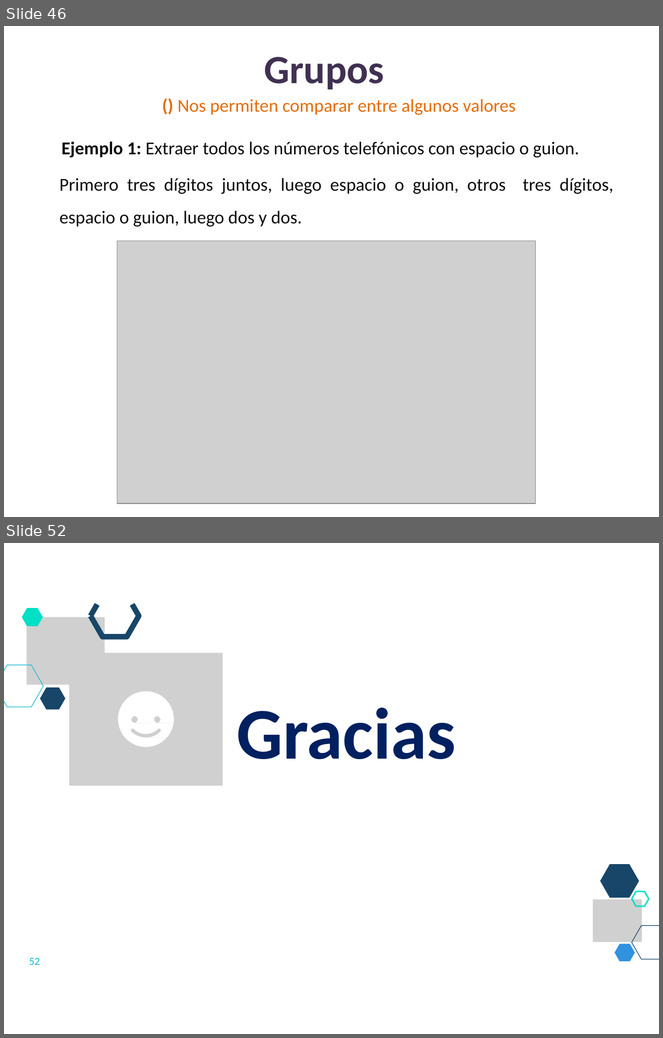
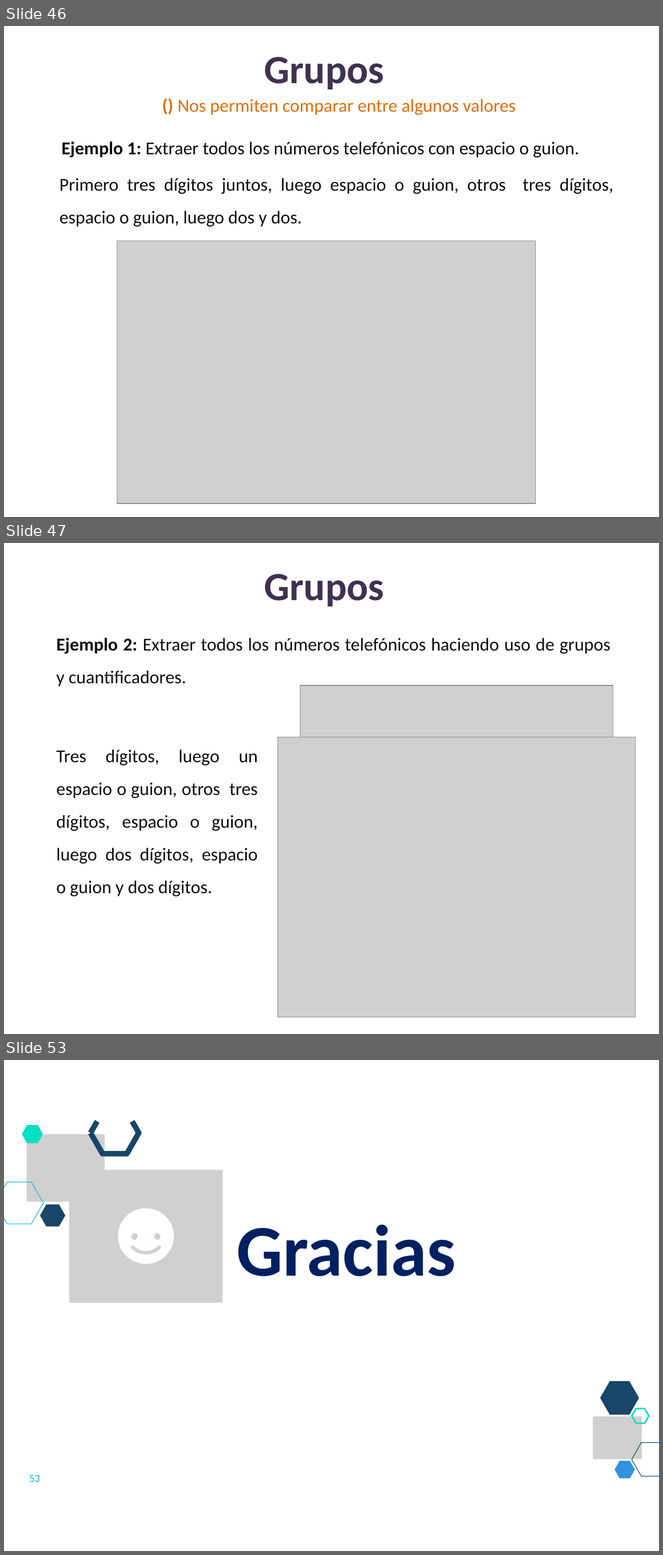
Before and after one commit to lizetheP/Analitica, a slide deck: CalendarioAgo24/presentaciones/18_Expresiones_regulares.pptx. Shown one above the other, each under a label of ours: slides 46 and 52 before the commit, slides 46, 47 and 53 after it; the slides between them are not shown. The pictures are 663x1038 and 663x1555 pixels, drawn with LibreOffice and Linux fonts; fonts in the diff are those of the drawing; grey boxes stand for pictures. Boxes give left, top, right and bottom in pixels: in the first picture for what was removed or moved away, otherwise in the second. Text is boxed around its words. In the diff, an @@ line names an element or a change of style, - is before the commit and + after.

```diff
--- a/CalendarioAgo24/presentaciones/18_Expresiones_regulares.pptx
+++ b/CalendarioAgo24/presentaciones/18_Expresiones_regulares.pptx
@@ slide 47 added at <box>4,543,659,1034</box>, background #FFFFFF @@
@@ title added at <box>264,574,384,606</box>, 44 pt, text #403152, bold @@
+Grupos
@@ text added at <box>57,638,611,687</box>, 20 pt, text #0D0D0D @@
+Ejemplo 2: Extraer todos los números telefónicos haciendo uso de grupos y cuantificadores.
@@ picture added at <box>300,686,613,975</box> @@
@@ picture added at <box>278,737,636,1017</box> @@
@@ text added at <box>57,749,258,897</box>, 20 pt, text #0D0D0D @@
+Tres dígitos, luego un espacio o guion, otros tres dígitos, espacio o guion, luego dos dígitos, espacio o guion y dos dígitos.
@@ what was slide 52 is now slide 53 @@
@@ page number at <box>29,1475,40,1482</box>: text changed @@
-52
+53
```
Also in this commit, not shown: 10 slides changed, 13 other files.
